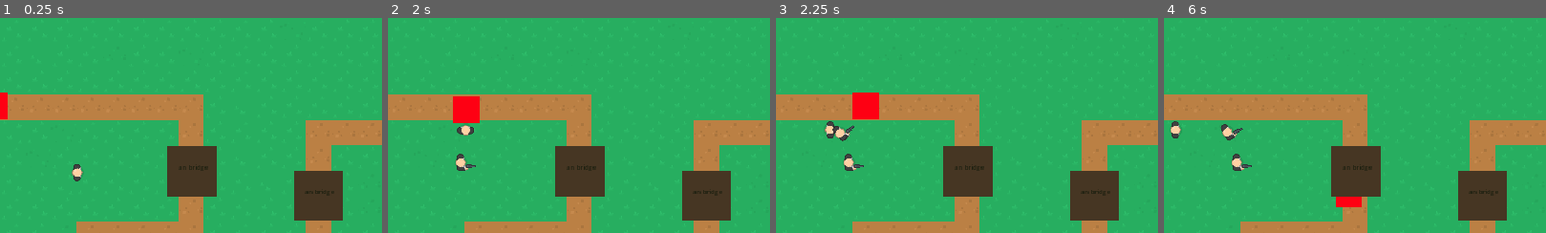
Above: before the commit, frames 1-4 (left to right).
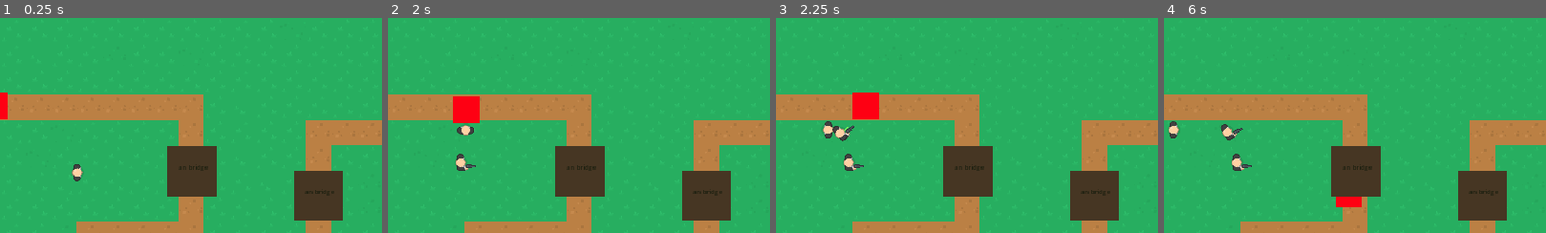
Above: after the commit, the same moments.

Repository: egreenfield323/CS390-group-prototype
Game: Godot game, scene res://Scenes/Levels/level_1.tscn
The game is run twice, just before and just after one commit, with the same random seed, the same clock (stepped at 60 frames per second) and the same inputs.
Inputs (mouse positions are % of the whole screen's width and height, from its top left):
- Up to frame 1 (0.25 s): no input
- Up to frame 2 (2 s): move the mouse to (45, 70) at 0.52 s; hold W (move_up) from 0.53 s (still down); tap Space (clone) at 0.6, 1.35 s; move the mouse to (80, 65) at 1.27 s
- Up to frame 3 (2.25 s): move the mouse to (20, 35) at 2.02 s; release W (move_up) at 2.03 s; hold A (move_left) from 2.03 s (still down); tap Space (clone) at 2.1 s
- Up to frame 4 (6 s): move the mouse to (55, 50) at 2.77 s; tap Space (clone) every 0.75 s from 2.85 to 5.85 s; move the mouse to (35, 25) at 3.52 s; release A (move_left) at 3.53 s; hold S (move_down) 3.53-4.28 s; move the mouse to (72, 45) at 4.27 s; hold D (move_right) 4.28-5.03 s; move the mouse to (30, 55) at 5.02 s; hold W (move_up) 5.03-5.78 s; tap Enter at 5.75 s; move the mouse to (60, 28) at 5.77 s; hold D (move_right) from 5.78 s (still down)
The pictures show only the part of the screen within x 0-50%, y 0-50%; the shares and areas given below are measured in that part.

Frames 1-2 are identical in both runs. In frame 3, 0.1% of the frame differs, in the area x 12-19%, y 48-56%; in frame 4, 0.1%, in the area x 1-5%, y 48-56%.

Commit message:
create clone shooting mechanic

Diff:
--- a/Project/group-prototype/GameObjects/Clone/clone.gd
+++ b/Project/group-prototype/GameObjects/Clone/clone.gd
@@ -1,11 +1,17 @@
 extends RigidBody2D
+
+@export var BULLET_RESOURCE: Resource
+@onready var BULLET_NODE = $Bullets
+@onready var SHOOT_TIMER = $ShootTimer
 
 var enemies_in_view = []
 var looking = false
 
+
 func _process(delta: float) -> void:
 	if check_looking():
 		look_at(enemies_in_view[0].global_position)
+		shoot_bullet()
 
 func _on_clone_radius_body_entered(body: Node2D) -> void:
 	if body.is_in_group("Enemies"):
@@ -20,3 +26,11 @@
 		return false
 
 	return true
+
+func shoot_bullet():
+	if SHOOT_TIMER.time_left <= 0:
+		var bullet = BULLET_RESOURCE.instantiate()
+		bullet.position = get_parent().global_position
+		bullet.direction = (self.global_position - enemies_in_view[0].global_position).normalized()
+		BULLET_NODE.add_child(bullet)
+		SHOOT_TIMER.start()
--- a/Project/group-prototype/GameObjects/Clone/clone.tscn
+++ b/Project/group-prototype/GameObjects/Clone/clone.tscn
@@ -1,6 +1,7 @@
-[gd_scene load_steps=5 format=3 uid="uid://cc2e0aoe68ah5"]
+[gd_scene load_steps=6 format=3 uid="uid://cc2e0aoe68ah5"]
 
 [ext_resource type="Script" path="res://GameObjects/Clone/clone.gd" id="1_ceh8s"]
+[ext_resource type="PackedScene" uid="uid://dw0s34q4chupy" path="res://GameObjects/Bullet/bullet.tscn" id="2_rbm1s"]
 [ext_resource type="Texture2D" uid="uid://rikv27f4dvrs" path="res://Assets/Characters/spritesheet_characters.png" id="2_tuage"]
 
 [sub_resource type="CircleShape2D" id="CircleShape2D_x71wi"]
@@ -14,6 +15,7 @@
 collision_mask = 2
 gravity_scale = 0.0
 script = ExtResource("1_ceh8s")
+BULLET_RESOURCE = ExtResource("2_rbm1s")
 
 [node name="Sprite2D" type="Sprite2D" parent="."]
 texture = ExtResource("2_tuage")
@@ -29,5 +31,11 @@
 [node name="CollisionShape2D" type="CollisionShape2D" parent="CloneRadius"]
 shape = SubResource("CircleShape2D_6k0ne")
 
+[node name="ShootTimer" type="Timer" parent="."]
+wait_time = 0.5
+one_shot = true
+
+[node name="Bullets" type="Node2D" parent="."]
+
 [connection signal="body_entered" from="CloneRadius" to="." method="_on_clone_radius_body_entered"]
 [connection signal="body_exited" from="CloneRadius" to="." method="_on_clone_radius_body_exited"]
